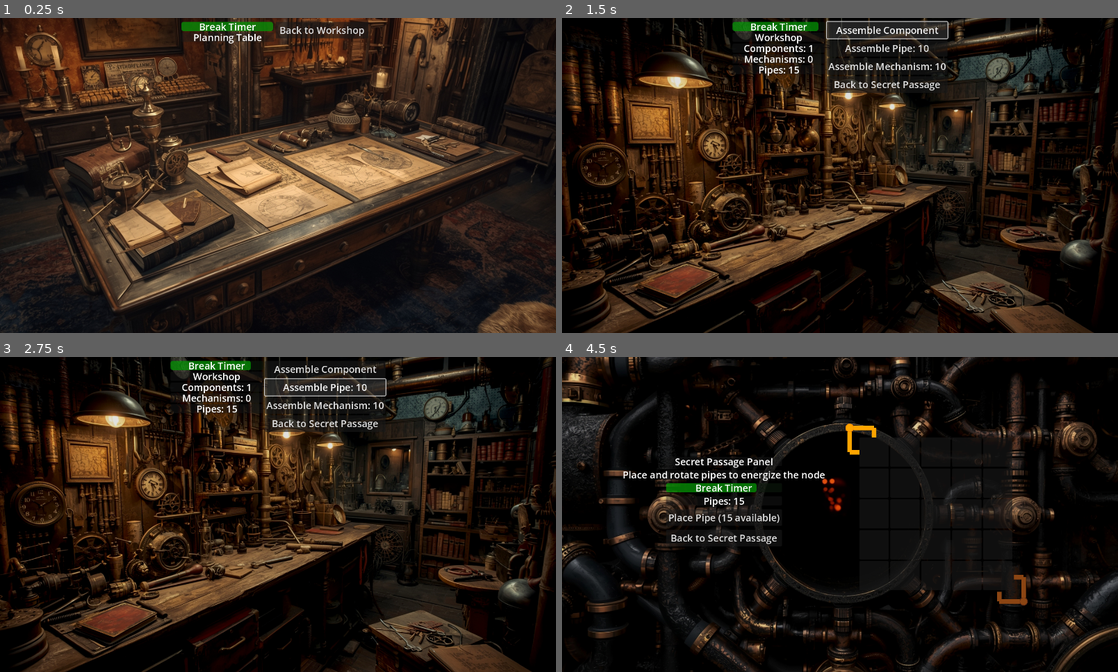
Above: before the commit, frames 1-4 (two rows, left to right).
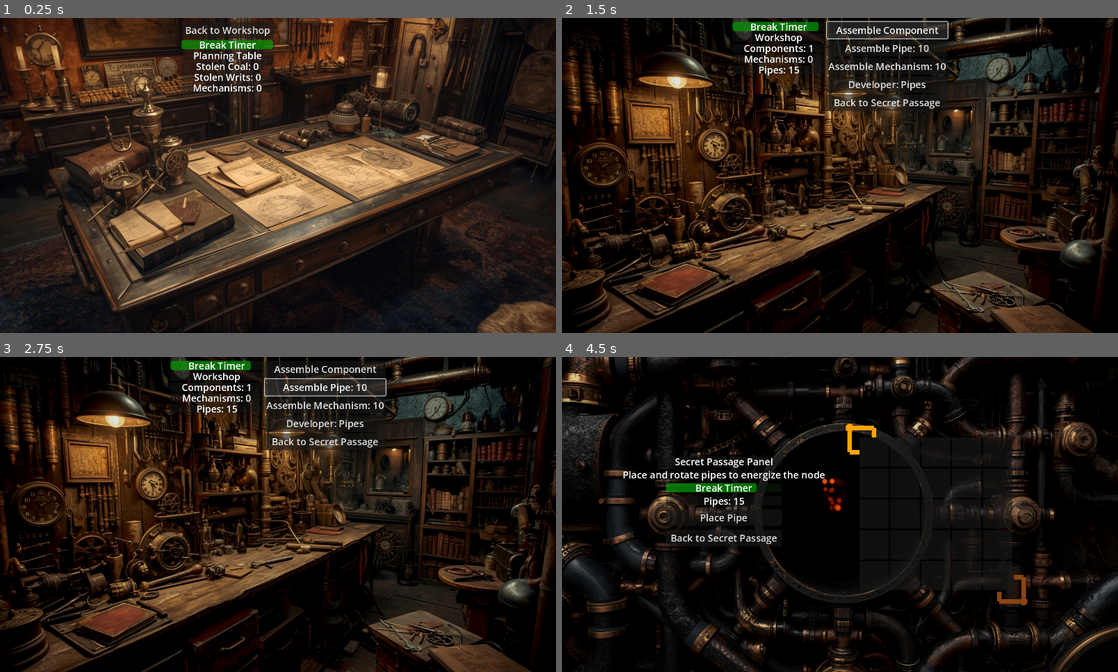
Above: after the commit, the same moments.

Repository: noahval/GoA
Game: Godot game, scene res://level1/planning_table.tscn
Two runs of this game, one before a commit and one after it. Both use one fixed random seed, a clock stepped at 60 frames per second and the inputs below. This scene is started directly instead of the project's main scene.
Inputs:
- Up to frame 1 (0.25 s): no input
- Up to frame 2 (1.5 s): click "Back to Workshop" at 0.5 s; click "Assemble Component" at 1.25 s
- Up to frame 3 (2.75 s): click "Assemble Pipe: 10" at 2 s
- Up to frame 4 (4.5 s): click "Assemble Mechanism: 10" at 2.75 s; click "Back to Secret Passage" at 3.5 s; click "Approach Pipes" at 4.25 s

The runs differ from the first frame. In frame 1, 2.4% of the frame differs, in the area x 32-67%, y 1-24%; in frame 2, 0.9%; in frame 3, 0.9%; in frame 4, 0.3%.

Commit message:
adj sus trans

Diff:
--- a/global.gd
+++ b/global.gd
@@ -167,9 +167,9 @@
 	suspicion_decrease_timer.timeout.connect(_on_suspicion_decrease_timeout)
 	add_child(suspicion_decrease_timer)
 
-	# Create timer for get_caught check (every 10 seconds)
+	# Create timer for get_caught check (every 45 seconds)
 	get_caught_timer = Timer.new()
-	get_caught_timer.wait_time = 10.0
+	get_caught_timer.wait_time = 45.0
 	get_caught_timer.autostart = true
 	get_caught_timer.timeout.connect(_on_get_caught_timeout)
 	add_child(get_caught_timer)
@@ -285,9 +285,11 @@
 	if Level1Vars.suspicion > 0:
 		Level1Vars.suspicion -= 1
 
-func _on_get_caught_timeout():
-	# Only check if there's any suspicion
-	if Level1Vars.suspicion > 0:
+# Check if player gets caught based on suspicion level
+# Returns true if player was caught, false otherwise
+func check_get_caught() -> bool:
+	# Only check if suspicion is 13% or higher
+	if Level1Vars.suspicion >= 13:
 		# Percentage chance equal to half of suspicion level
 		var caught_chance = (Level1Vars.suspicion / 100.0) / 2.0
 		if randf() < caught_chance:
@@ -296,3 +298,15 @@
 			Level1Vars.suspicion = 0
 			Level1Vars.coins = 0
 			show_stat_notification("You've been caught, your coal and coins have been seized")
+			return true
+	return false
+
+func _on_get_caught_timeout():
+	check_get_caught()
+
+# Wrapper function for changing scenes with get caught check
+func change_scene_with_check(scene_tree: SceneTree, scene_path: String):
+	# Check if player gets caught before scene change
+	if not check_get_caught():
+		# If not caught, proceed with scene change
+		scene_tree.change_scene_to_file(scene_path)
--- a/level1/dream.gd
+++ b/level1/dream.gd
@@ -30,7 +30,7 @@
 
 	# Return to furnace when stamina is full
 	if Level1Vars.stamina >= Level1Vars.max_stamina:
-		get_tree().change_scene_to_file("res://level1/furnace.tscn")
+		Global.change_scene_with_check(get_tree(), "res://level1/furnace.tscn")
 
 func update_stamina_bar():
 	var stamina_percent = (Level1Vars.stamina / Level1Vars.max_stamina) * 100.0
--- a/level1/furnace.gd
+++ b/level1/furnace.gd
@@ -82,7 +82,7 @@
 
 	# Check if stamina is depleted
 	if Level1Vars.stamina <= 0:
-		get_tree().change_scene_to_file("res://level1/dream.tscn")
+		Global.change_scene_with_check(get_tree(), "res://level1/dream.tscn")
 		return
 
 	# Increase global strength exp
@@ -114,7 +114,7 @@
 			steal_coal_button.visible = true
 
 func _on_shop_button_pressed():
-	get_tree().change_scene_to_file("res://level1/shop.tscn")
+	Global.change_scene_with_check(get_tree(), "res://level1/shop.tscn")
 
 func _on_steal_coal_button_pressed():
 	Level1Vars.stolen_coal += 1
--- a/level1/intro_screen.gd
+++ b/level1/intro_screen.gd
@@ -40,4 +40,4 @@
 
 			if progress >= 1.0:
 				# Transition to furnace scene
-				get_tree().change_scene_to_file("res://level1/furnace.tscn")
+				Global.change_scene_with_check(get_tree(), "res://level1/furnace.tscn")
--- a/level1/level_1_vars.gd
+++ b/level1/level_1_vars.gd
@@ -19,6 +19,7 @@
 var pipe_puzzle_grid = []  # Saved grid state for the pipe puzzle
 var heart_taken = false
 var stolen_coal = 0
+var stolen_writs = 0
 var suspicion = 0:
 	set(value):
 		suspicion = clamp(value, 0, 100)
--- a/level1/loading_screen.gd
+++ b/level1/loading_screen.gd
@@ -40,4 +40,4 @@
 
 			if progress >= 1.0:
 				# Transition to intro screen
-				get_tree().change_scene_to_file("res://level1/intro_screen.tscn")
+				Global.change_scene_with_check(get_tree(), "res://level1/intro_screen.tscn")
--- a/level1/overseers_office.gd
+++ b/level1/overseers_office.gd
@@ -45,7 +45,7 @@
 
 	if break_time <= 0:
 		Level1Vars.break_time_remaining = 0.0
-		get_tree().change_scene_to_file("res://level1/furnace.tscn")
+		Global.change_scene_with_check(get_tree(), "res://level1/furnace.tscn")
 
 	update_labels()
 	update_suspicion_bar()
@@ -54,7 +54,7 @@
 	$HBoxContainer/LeftVBox/CoinsPanel/CoinsLabel.text = "Coins: " + str(int(Level1Vars.coins))
 
 func _on_back_button_pressed():
-	get_tree().change_scene_to_file("res://level1/shop.tscn")
+	Global.change_scene_with_check(get_tree(), "res://level1/shop.tscn")
 
 func update_suspicion_bar():
 	suspicion_panel.visible = Level1Vars.suspicion > 0
--- a/level1/planning_table.gd
+++ b/level1/planning_table.gd
@@ -2,6 +2,9 @@
 
 var break_time = 30.0
 var max_break_time = 30.0
+
+@onready var suspicion_panel = $HBoxContainer/LeftColumn/SuspicionPanel
+@onready var suspicion_bar = $HBoxContainer/LeftColumn/SuspicionPanel/SuspicionBar
 
 func _ready():
 	# Set the actual maximum break time (not the remaining time)
@@ -16,6 +19,8 @@
 	var progress_percent = (break_time / max_break_time) * 100.0
 	$HBoxContainer/LeftColumn/BreakTimerPanel/BreakTimerBar.value = progress_percent
 
+	update_labels()
+	update_suspicion_bar()
 	apply_mobile_scaling()
 
 func apply_mobile_scaling():
@@ -40,7 +45,19 @@
 
 	if break_time <= 0:
 		Level1Vars.break_time_remaining = 0.0
-		get_tree().change_scene_to_file("res://level1/furnace.tscn")
+		Global.change_scene_with_check(get_tree(), "res://level1/furnace.tscn")
+
+	update_labels()
+	update_suspicion_bar()
+
+func update_labels():
+	$HBoxContainer/LeftColumn/StolenCoalPanel/StolenCoalLabel.text = "Stolen Coal: " + str(Level1Vars.stolen_coal)
+	$HBoxContainer/LeftColumn/StolenWritsPanel/StolenWritsLabel.text = "Stolen Writs: " + str(Level1Vars.stolen_writs)
+	$HBoxContainer/LeftColumn/MechanismsPanel/MechanismsLabel.text = "Mechanisms: " + str(Level1Vars.mechanisms)
 
 func _on_back_to_workshop_button_pressed():
-	get_tree().change_scene_to_file("res://level1/workshop.tscn")
+	Global.change_scene_with_check(get_tree(), "res://level1/workshop.tscn")
+
+func update_suspicion_bar():
+	suspicion_panel.visible = Level1Vars.suspicion > 0
+	suspicion_bar.value = Level1Vars.suspicion
--- a/level1/planning_table.tscn
+++ b/level1/planning_table.tscn
@@ -37,6 +37,11 @@
 custom_minimum_size = Vector2(240, 0)
 layout_mode = 2
 
+[node name="BackToWorkshopButton" type="Button" parent="HBoxContainer/LeftColumn"]
+layout_mode = 2
+theme = ExtResource("3")
+text = "Back to Workshop"
+
 [node name="BreakTimerPanel" type="Panel" parent="HBoxContainer/LeftColumn"]
 custom_minimum_size = Vector2(0, 24)
 layout_mode = 2
@@ -63,6 +68,35 @@
 horizontal_alignment = 1
 vertical_alignment = 1
 
+[node name="SuspicionPanel" type="Panel" parent="HBoxContainer/LeftColumn"]
+visible = false
+self_modulate = Color(1, 1, 1, 0.7)
+custom_minimum_size = Vector2(0, 24)
+layout_mode = 2
+
+[node name="SuspicionBar" type="ProgressBar" parent="HBoxContainer/LeftColumn/SuspicionPanel"]
+self_modulate = Color(1, 0, 0, 1)
+layout_mode = 1
+anchors_preset = 15
+anchor_right = 1.0
+anchor_bottom = 1.0
+grow_horizontal = 2
+grow_vertical = 2
+value = 0.0
+show_percentage = false
+
+[node name="SuspicionLabel" type="Label" parent="HBoxContainer/LeftColumn/SuspicionPanel"]
+layout_mode = 1
+anchors_preset = 15
+anchor_right = 1.0
+anchor_bottom = 1.0
+grow_horizontal = 2
+grow_vertical = 2
+theme = ExtResource("3")
+text = "Suspicion"
+horizontal_alignment = 1
+vertical_alignment = 1
+
 [node name="TitlePanel" type="Panel" parent="HBoxContainer/LeftColumn"]
 custom_minimum_size = Vector2(0, 24)
 layout_mode = 2
@@ -78,13 +112,53 @@
 horizontal_alignment = 1
 vertical_alignment = 1
 
+[node name="StolenCoalPanel" type="Panel" parent="HBoxContainer/LeftColumn"]
+custom_minimum_size = Vector2(0, 24)
+layout_mode = 2
+self_modulate = Color(1, 1, 1, 0.7)
+
+[node name="StolenCoalLabel" type="Label" parent="HBoxContainer/LeftColumn/StolenCoalPanel"]
+layout_mode = 1
+anchors_preset = 15
+anchor_right = 1.0
+anchor_bottom = 1.0
+theme = ExtResource("3")
+text = "Stolen Coal: 0"
+horizontal_alignment = 1
+vertical_alignment = 1
+
+[node name="StolenWritsPanel" type="Panel" parent="HBoxContainer/LeftColumn"]
+custom_minimum_size = Vector2(0, 24)
+layout_mode = 2
+self_modulate = Color(1, 1, 1, 0.7)
+
+[node name="StolenWritsLabel" type="Label" parent="HBoxContainer/LeftColumn/StolenWritsPanel"]
+layout_mode = 1
+anchors_preset = 15
+anchor_right = 1.0
+anchor_bottom = 1.0
+theme = ExtResource("3")
+text = "Stolen Writs: 0"
+horizontal_alignment = 1
+vertical_alignment = 1
+
+[node name="MechanismsPanel" type="Panel" parent="HBoxContainer/LeftColumn"]
+custom_minimum_size = Vector2(0, 24)
+layout_mode = 2
+self_modulate = Color(1, 1, 1, 0.7)
+
+[node name="MechanismsLabel" type="Label" parent="HBoxContainer/LeftColumn/MechanismsPanel"]
+layout_mode = 1
+anchors_preset = 15
+anchor_right = 1.0
+anchor_bottom = 1.0
+theme = ExtResource("3")
+text = "Mechanisms: 0"
+horizontal_alignment = 1
+vertical_alignment = 1
+
 [node name="RightColumn" type="VBoxContainer" parent="HBoxContainer"]
 custom_minimum_size = Vector2(240, 0)
 layout_mode = 2
 
-[node name="BackToWorkshopButton" type="Button" parent="HBoxContainer/RightColumn"]
-layout_mode = 2
-theme = ExtResource("3")
-text = "Back to Workshop"
-
-[connection signal="pressed" from="HBoxContainer/RightColumn/BackToWorkshopButton" to="." method="_on_back_to_workshop_button_pressed"]
+[connection signal="pressed" from="HBoxContainer/LeftColumn/BackToWorkshopButton" to="." method="_on_back_to_workshop_button_pressed"]
--- a/level1/secret_passage_entrance.gd
+++ b/level1/secret_passage_entrance.gd
@@ -40,13 +40,13 @@
 
 	if break_time <= 0:
 		Level1Vars.break_time_remaining = 0.0
-		get_tree().change_scene_to_file("res://level1/furnace.tscn")
+		Global.change_scene_with_check(get_tree(), "res://level1/furnace.tscn")
 
 func _on_puzzle_button_pressed():
-	get_tree().change_scene_to_file("res://level1/secret_passage_puzzle.tscn")
+	Global.change_scene_with_check(get_tree(), "res://level1/secret_passage_puzzle.tscn")
 
 func _on_workshop_button_pressed():
-	get_tree().change_scene_to_file("res://level1/workshop.tscn")
+	Global.change_scene_with_check(get_tree(), "res://level1/workshop.tscn")
 
 func _on_back_button_pressed():
-	get_tree().change_scene_to_file("res://level1/shop.tscn")
+	Global.change_scene_with_check(get_tree(), "res://level1/shop.tscn")
--- a/level1/secret_passage_puzzle.gd
+++ b/level1/secret_passage_puzzle.gd
@@ -74,7 +74,7 @@
 
 	if break_time <= 0:
 		Level1Vars.break_time_remaining = 0.0
-		get_tree().change_scene_to_file("res://level1/furnace.tscn")
+		Global.change_scene_with_check(get_tree(), "res://level1/furnace.tscn")
 
 func setup_puzzle():
 	# Initialize grid - load from saved state or start with no pipes
@@ -460,10 +460,10 @@
 	$VBoxContainer.move_child(enter_button, $VBoxContainer.get_child_count() - 2)  # Place before back button
 
 func _on_enter_train_heart_pressed():
-	get_tree().change_scene_to_file("res://level1/train_heart.tscn")
+	Global.change_scene_with_check(get_tree(), "res://level1/train_heart.tscn")
 
 func _on_back_button_pressed():
-	get_tree().change_scene_to_file("res://level1/secret_passage_entrance.tscn")
+	Global.change_scene_with_check(get_tree(), "res://level1/secret_passage_entrance.tscn")
 
 func _on_place_pipe_button_pressed():
 	if Level1Vars.pipes > 0:
@@ -507,4 +507,4 @@
 func update_place_pipe_button():
 	if $VBoxContainer/PlacePipeButton:
 		$VBoxContainer/PlacePipeButton.disabled = Level1Vars.pipes <= 0
-		$VBoxContainer/PlacePipeButton.text = "Place Pipe (" + str(Level1Vars.pipes) + " available)"
+		$VBoxContainer/PlacePipeButton.text = "Place Pipe"
--- a/level1/shop.gd
+++ b/level1/shop.gd
@@ -45,7 +45,7 @@
 
 	if break_time <= 0:
 		Level1Vars.break_time_remaining = 0.0
-		get_tree().change_scene_to_file("res://level1/furnace.tscn")
+		Global.change_scene_with_check(get_tree(), "res://level1/furnace.tscn")
 
 	update_labels()
 	update_suspicion_bar()
@@ -79,7 +79,7 @@
 		update_labels()
 
 func _on_overseers_office_button_pressed():
-	get_tree().change_scene_to_file("res://level1/overseers_office.tscn")
+	Global.change_scene_with_check(get_tree(), "res://level1/overseers_office.tscn")
 
 func _on_bribe_barkeep_pressed():
 	if Level1Vars.coins >= 10 and not Level1Vars.barkeep_bribed:
@@ -88,7 +88,7 @@
 		update_labels()
 
 func _on_secret_passage_pressed():
-	get_tree().change_scene_to_file("res://level1/secret_passage_entrance.tscn")
+	Global.change_scene_with_check(get_tree(), "res://level1/secret_passage_entrance.tscn")
 
 func _on_get_coin_button_pressed():
 	Level1Vars.coins += 1
@@ -124,10 +124,10 @@
 		$HBoxContainer/RightVBox/OverseersOfficeButton.visible = false
 
 func _on_nap_button_pressed():
-	get_tree().change_scene_to_file("res://level1/dream.tscn")
+	Global.change_scene_with_check(get_tree(), "res://level1/dream.tscn")
 
 func _on_furnace_button_pressed():
-	get_tree().change_scene_to_file("res://level1/furnace.tscn")
+	Global.change_scene_with_check(get_tree(), "res://level1/furnace.tscn")
 
 func update_suspicion_bar():
 	suspicion_panel.visible = Level1Vars.suspicion > 0
--- a/level1/train_heart.gd
+++ b/level1/train_heart.gd
@@ -34,7 +34,7 @@
 							button.add_theme_font_size_override("font_size", 24)
 
 func _on_back_button_pressed():
-	get_tree().change_scene_to_file("res://level1/secret_passage_entrance.tscn")
+	Global.change_scene_with_check(get_tree(), "res://level1/secret_passage_entrance.tscn")
 
 func _on_take_heart_button_pressed():
 	Level1Vars.heart_taken = true
--- a/level1/workshop.gd
+++ b/level1/workshop.gd
@@ -46,7 +46,7 @@
 
 	if break_time <= 0:
 		Level1Vars.break_time_remaining = 0.0
-		get_tree().change_scene_to_file("res://level1/furnace.tscn")
+		Global.change_scene_with_check(get_tree(), "res://level1/furnace.tscn")
 
 	update_labels()
 	update_suspicion_bar()
@@ -73,7 +73,11 @@
 		update_labels()
 
 func _on_back_to_passage_button_pressed():
-	get_tree().change_scene_to_file("res://level1/secret_passage_entrance.tscn")
+	Global.change_scene_with_check(get_tree(), "res://level1/secret_passage_entrance.tscn")
+
+func _on_dev_pipes_button_pressed():
+	Level1Vars.pipes += 30
+	update_labels()
 
 func add_planning_table_button():
 	if Level1Vars.heart_taken:
@@ -96,7 +100,7 @@
 		planning_table_button.pressed.connect(_on_planning_table_button_pressed)
 
 func _on_planning_table_button_pressed():
-	get_tree().change_scene_to_file("res://level1/planning_table.tscn")
+	Global.change_scene_with_check(get_tree(), "res://level1/planning_table.tscn")
 
 func update_suspicion_bar():
 	suspicion_panel.visible = Level1Vars.suspicion > 0
--- a/level1/workshop.tscn
+++ b/level1/workshop.tscn
@@ -171,6 +171,11 @@
 theme = ExtResource("3")
 text = "Assemble Mechanism: 10"
 
+[node name="DevPipesButton" type="Button" parent="HBoxContainer/RightColumn"]
+layout_mode = 2
+theme = ExtResource("3")
+text = "Developer: Pipes"
+
 [node name="BackToPassageButton" type="Button" parent="HBoxContainer/RightColumn"]
 layout_mode = 2
 theme = ExtResource("3")
@@ -179,4 +184,5 @@
 [connection signal="pressed" from="HBoxContainer/RightColumn/AssembleComponentButton" to="." method="_on_assemble_component_button_pressed"]
 [connection signal="pressed" from="HBoxContainer/RightColumn/BuyPipeButton" to="." method="_on_buy_pipe_button_pressed"]
 [connection signal="pressed" from="HBoxContainer/RightColumn/BuyMechanismButton" to="." method="_on_buy_mechanism_button_pressed"]
+[connection signal="pressed" from="HBoxContainer/RightColumn/DevPipesButton" to="." method="_on_dev_pipes_button_pressed"]
 [connection signal="pressed" from="HBoxContainer/RightColumn/BackToPassageButton" to="." method="_on_back_to_passage_button_pressed"]
Not shown, changed: level1/Title.jpg.import
Not shown, changed: level1/Title.png.import
Not shown, changed: level1/begin.jpg.import
Not shown, changed: level1/intro.jpg.import
